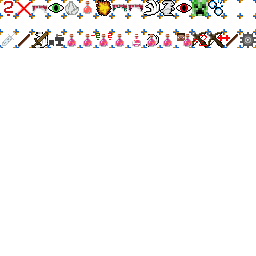
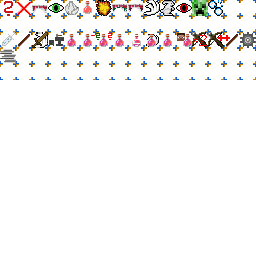
Before/after of a 256×256 layered artwork. What changed in the layer stack:
removed layer "Ebene 1" over [1, 47, 238, 48]
painted on "Ebene 2" over [0, 47, 238, 63]
painted on "Hintergrund" over [0, 47, 256, 80]
